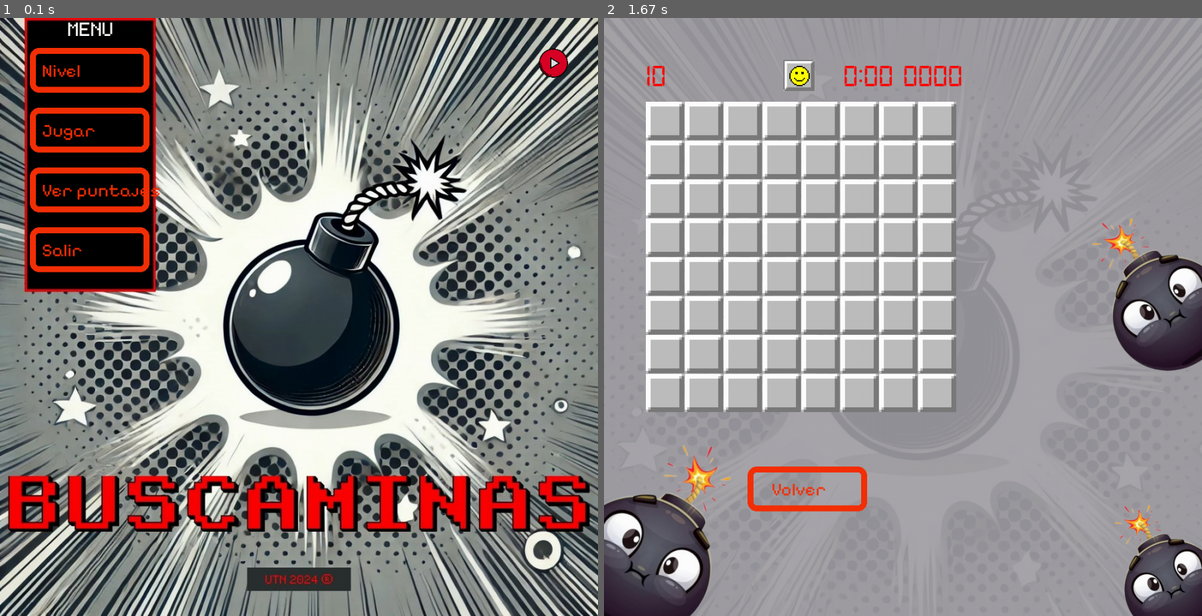
Above: before the commit, frames 1-2 (left to right).
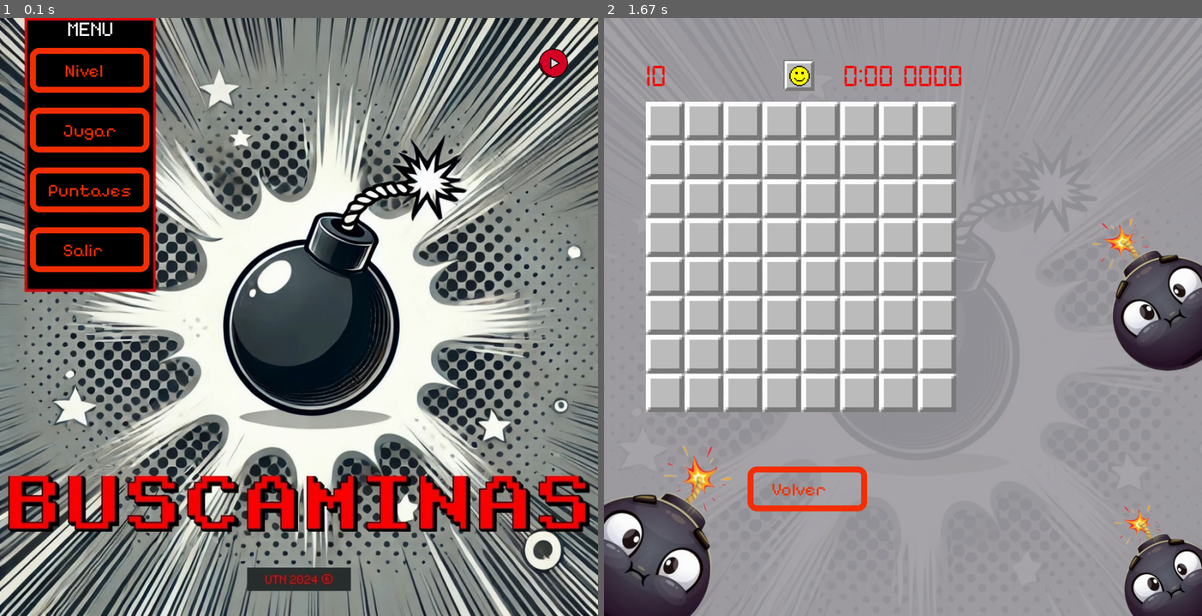
Above: after the commit, the same moments.

Repository: CristianEstMaida/pygame
Game: pygame game, started from segundo_parcial/principal.py
Same seed, same stepped clock (60 frames per second), same inputs: the game is played once before the commit and once after it.
Inputs (mouse positions are in pixels of both pictures, inside the frame that each line leads up to):
- Up to frame 1 (0.1 s): no input
- Up to frame 2 (1.67 s): click "Jugar" at 0.38 s; click (801, 77) at 0.72 s

The runs differ from the first frame. In frame 1, 0.6% of the frame differs, in the area x 7-27%, y 7-40%; in frame 2, nothing differs.

Commit message:
Update principal.py

Diff:
--- a/segundo_parcial/principal.py
+++ b/segundo_parcial/principal.py
@@ -59,10 +59,10 @@
 fuente_casilleros_medio = pg.font.Font(ruta_fuente_pixel, TAMANIO_FUENTE_CASILLEROS_MEDIO)
 fuente_casilleros_facil = pg.font.Font(ruta_fuente_pixel, TAMANIO_FUENTE_CASILLEROS_FACIL)
 
-dict_nivel = crear_texto(70, 70, ruta_fuente_pixel, "Nivel", TAMANIO_FUENTE_INICIO, COLOR_NARANJA)
-dict_jugar = crear_texto(70, 170, ruta_fuente_pixel, "Jugar", TAMANIO_FUENTE_INICIO, COLOR_NARANJA)
-dict_puntajes = crear_texto(70, 270, ruta_fuente_pixel, "Ver puntajes", TAMANIO_FUENTE_INICIO, COLOR_NARANJA)
-dict_salir = crear_texto(70, 370, ruta_fuente_pixel, "Salir", TAMANIO_FUENTE_INICIO, COLOR_NARANJA)
+dict_nivel = crear_texto(108, 70, ruta_fuente_pixel, "Nivel", TAMANIO_FUENTE_INICIO, COLOR_NARANJA)
+dict_jugar = crear_texto(105, 170, ruta_fuente_pixel, "Jugar", TAMANIO_FUENTE_INICIO, COLOR_NARANJA)
+dict_puntajes = crear_texto(80, 270, ruta_fuente_pixel, "Puntajes", TAMANIO_FUENTE_INICIO, COLOR_NARANJA)
+dict_salir = crear_texto(105, 370, ruta_fuente_pixel, "Salir", TAMANIO_FUENTE_INICIO, COLOR_NARANJA)
 
 dict_nivel_facil = crear_texto(390, 300, ruta_fuente_pixel, "Facil", TAMANIO_FUENTE_INICIO, COLOR_NARANJA)
 dict_nivel_medio =  crear_texto(380, 500, ruta_fuente_pixel, "Medio", TAMANIO_FUENTE_INICIO, COLOR_NARANJA)
